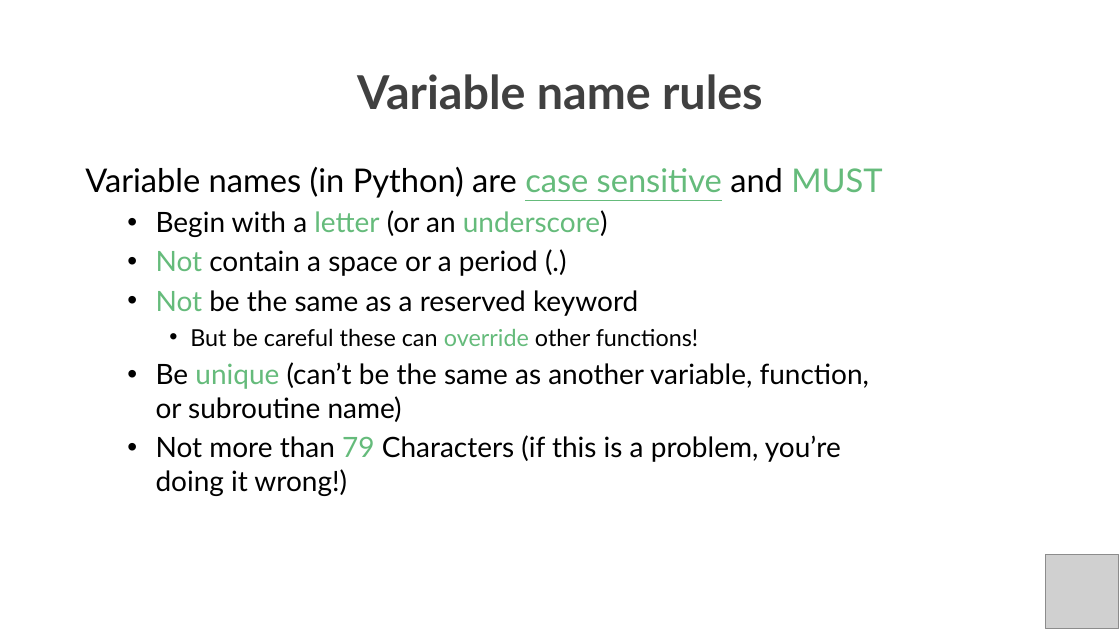
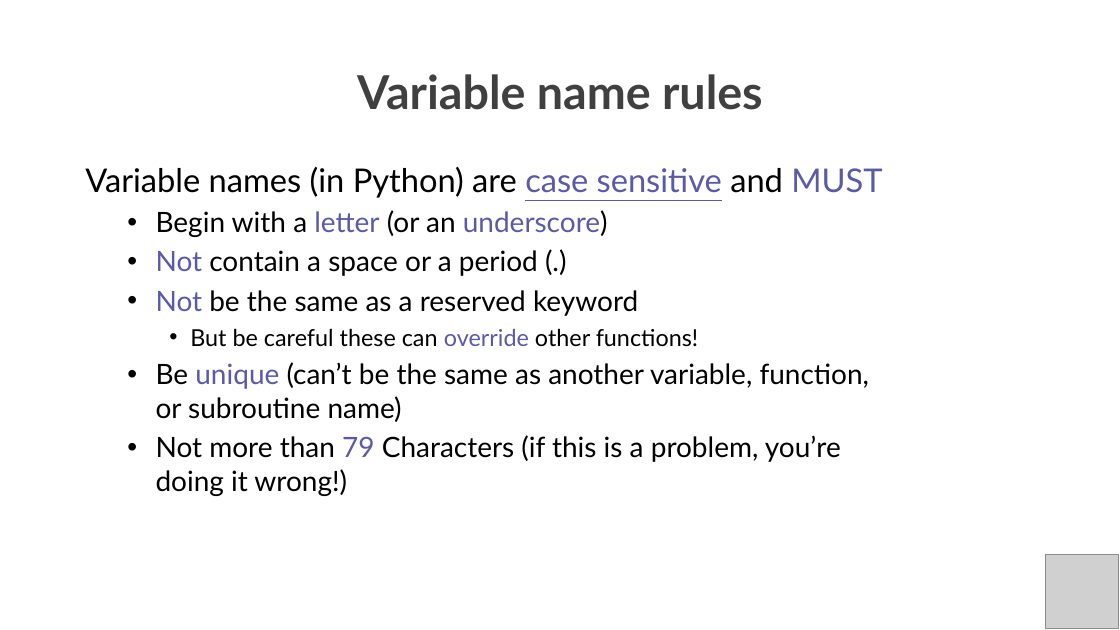
Before and after one commit to PracticumAI/python, a slide deck: slide 4 of presentations/02_variables.pptx. Drawn at 1120x630 pixels with LibreOffice and Linux fonts; fonts in the diff are those of the drawing; grey boxes stand for pictures. Boxes give left, top, right and bottom in pixels: in the first picture for what was removed or moved away, otherwise in the second. Text is boxed around its words. In the diff, an @@ line names an element or a change of style, - is before the commit and + after.

Commit message:
Applied updated color palette to 02_variables.pptx.

```diff
--- a/presentations/02_variables.pptx
+++ b/presentations/02_variables.pptx
@@ text "Variable names (in Python) are ..." at (x1=85, y1=167, x2=882, y2=496): text colour #65BB7B to #5A5AA8 in "case sensitive MUST", "letter underscore)", "Not", "Not" and 3 more places @@
```
Also in this commit, not shown: 8 other slides changed.
